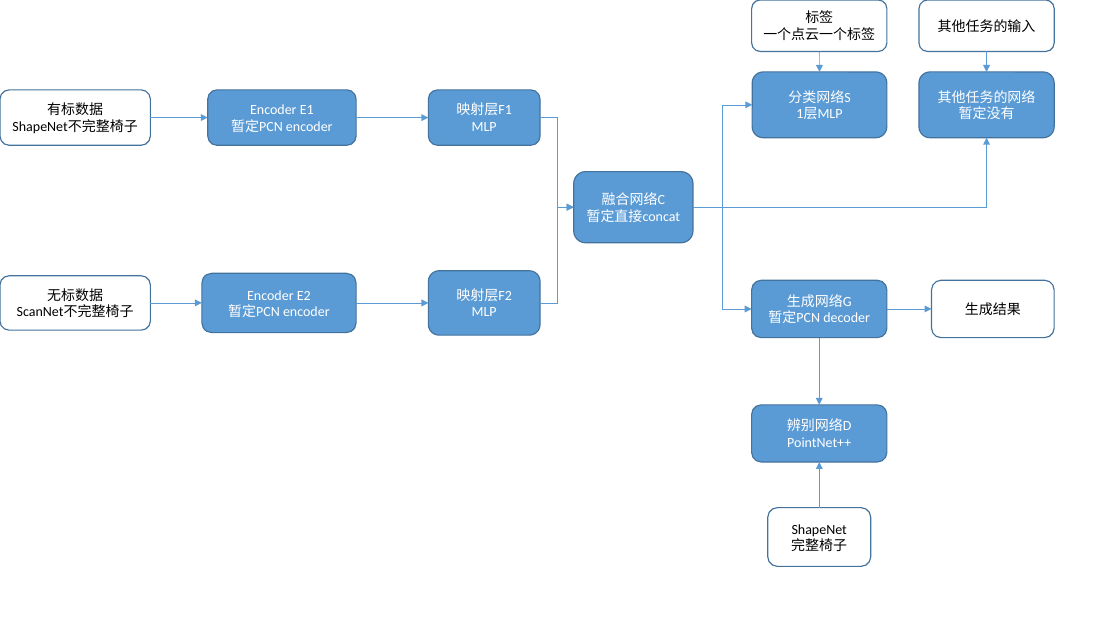
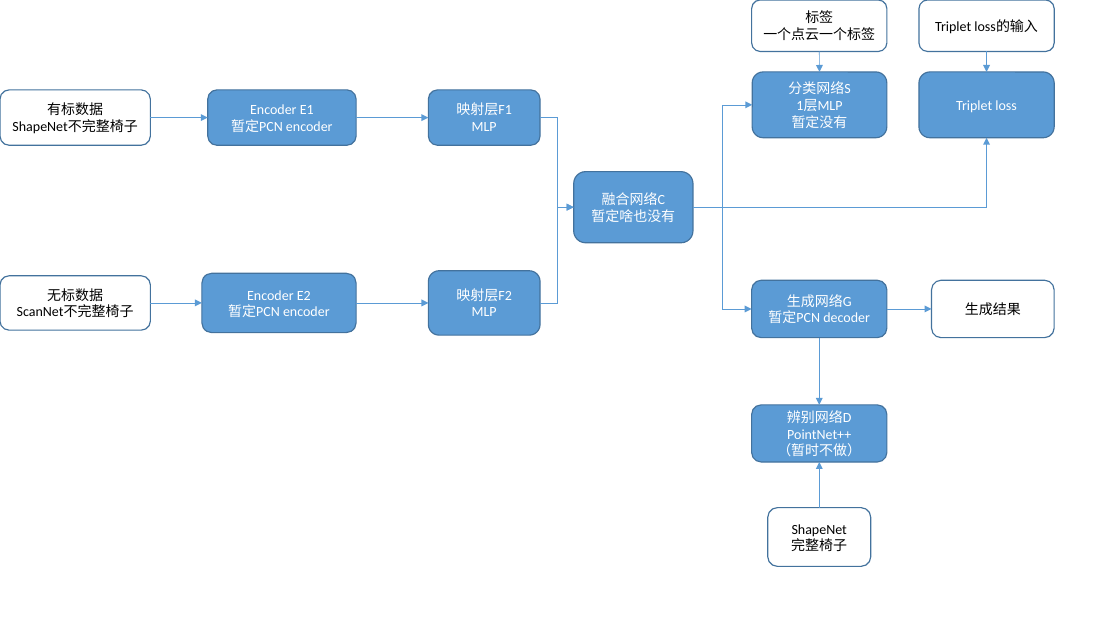
Before and after one commit to SerCharles/SPQRNet, a slide deck: slide 1 of note/Network.pptx. Drawn at 1120x630 pixels with LibreOffice and Linux fonts; fonts in the diff are those of the drawing. Boxes give left, top, right and bottom in pixels: in the first picture for what was removed or moved away, otherwise in the second. Text is boxed around its words. In the diff, an @@ line names an element or a change of style, - is before the commit and + after.

```diff
--- a/note/Network.pptx
+++ b/note/Network.pptx
@@ text in rounded rectangle at <box>935,19,1038,34</box>: text changed @@
-其他任务的输入
+Triplet loss的输入
@@ text in rounded rectangle at <box>792,115,848,128</box>: paragraph added @@
+暂定没有
@@ text in rounded rectangle at <box>956,100,1017,113</box>: text changed @@
-其他任务的网络
-暂定没有
+Triplet loss
@@ text in rounded rectangle at <box>591,209,675,222</box>: text changed @@
-暂定直接concat
+暂定啥也没有
@@ text in rounded rectangle at <box>777,443,861,456</box>: paragraph added @@
+（暂时不做）
```
Also in this commit, not shown: 1 other file.
